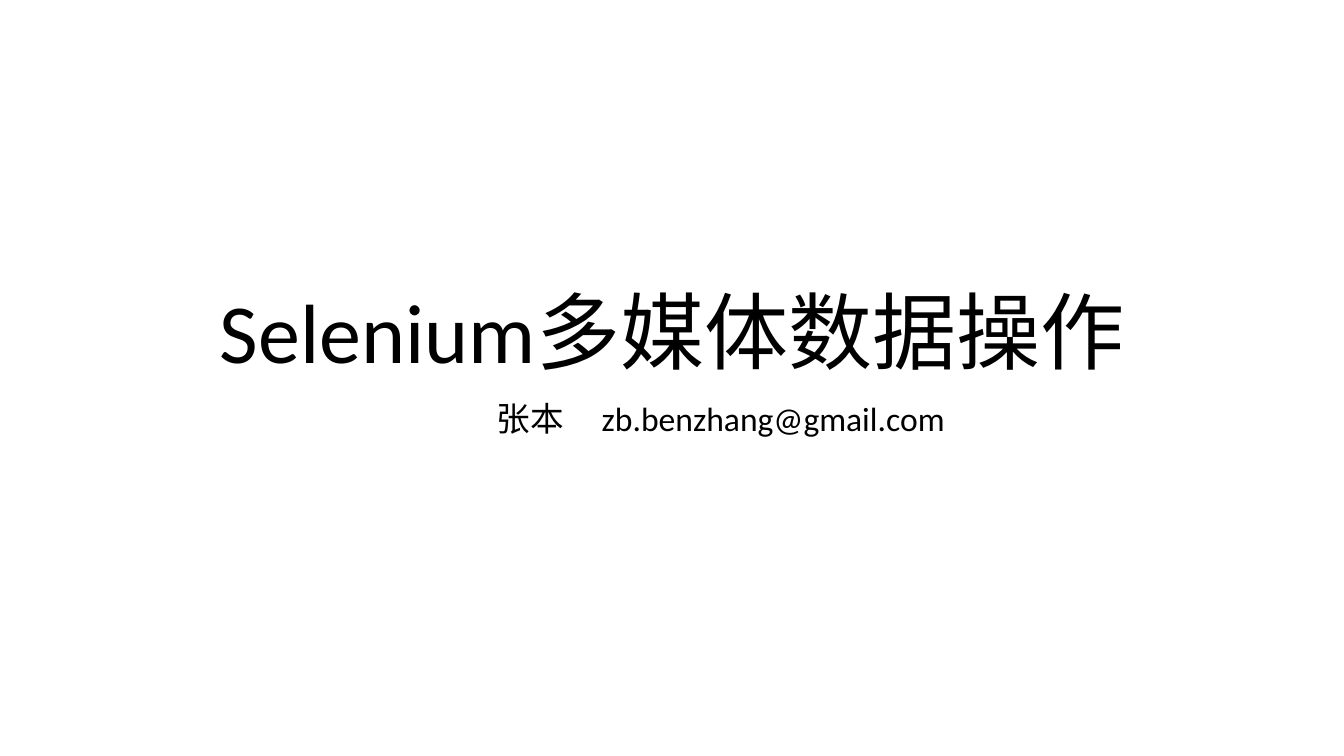
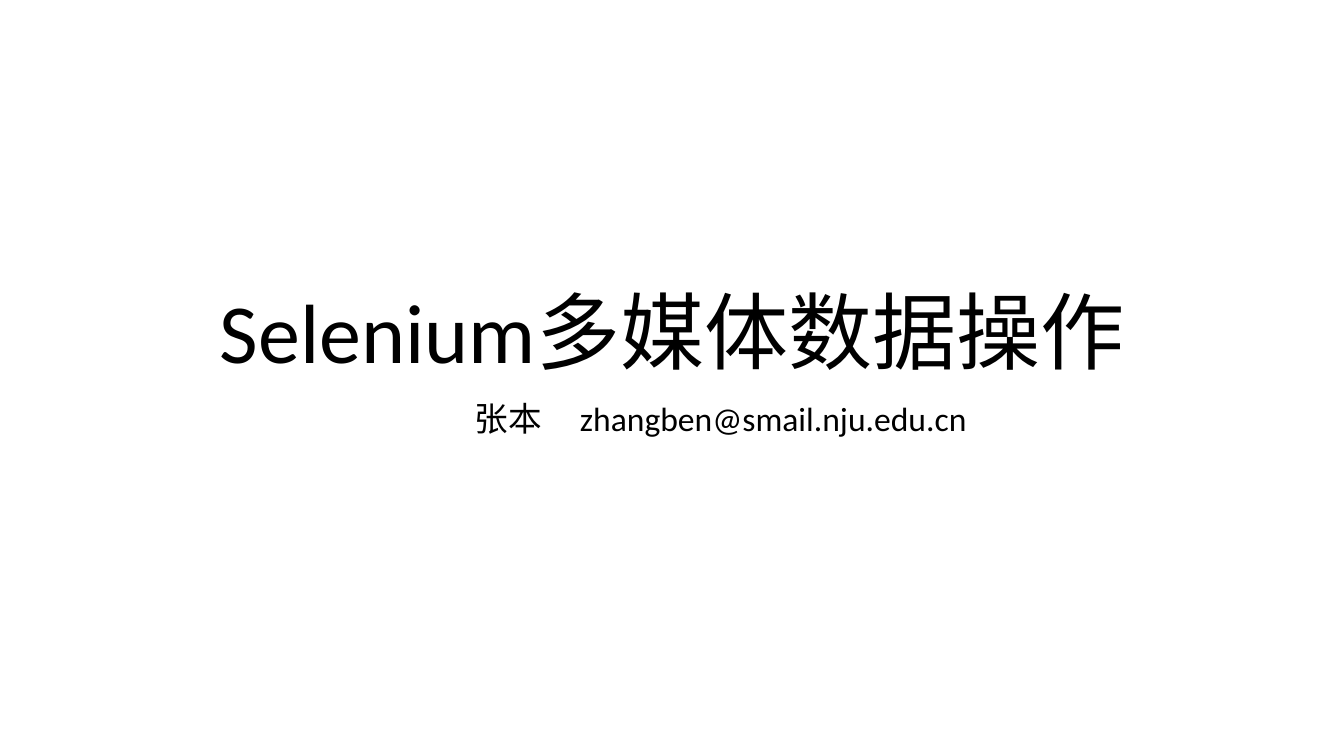
Before and after one commit to sx4452/SWQA, a slide deck: slide 1 of Selenium多媒体数据操作.pptx. Drawn at 1344x756 pixels with LibreOffice and Linux fonts; fonts in the diff are those of the drawing. Boxes give left, top, right and bottom in pixels: in the first picture for what was removed or moved away, otherwise in the second. Text is boxed around its words. In the diff, an @@ line names an element or a change of style, - is before the commit and + after.

```diff
--- a/Selenium多媒体数据操作.pptx
+++ b/Selenium多媒体数据操作.pptx
@@ subtitle at [475, 402, 966, 437]: text changed @@
-张本 zb.benzhang@gmail.com
+张本 zhangben@smail.nju.edu.cn
```
Also in this commit, not shown: 1 other slide changed, 2 slides added, 3 slides removed, 5 other files.
